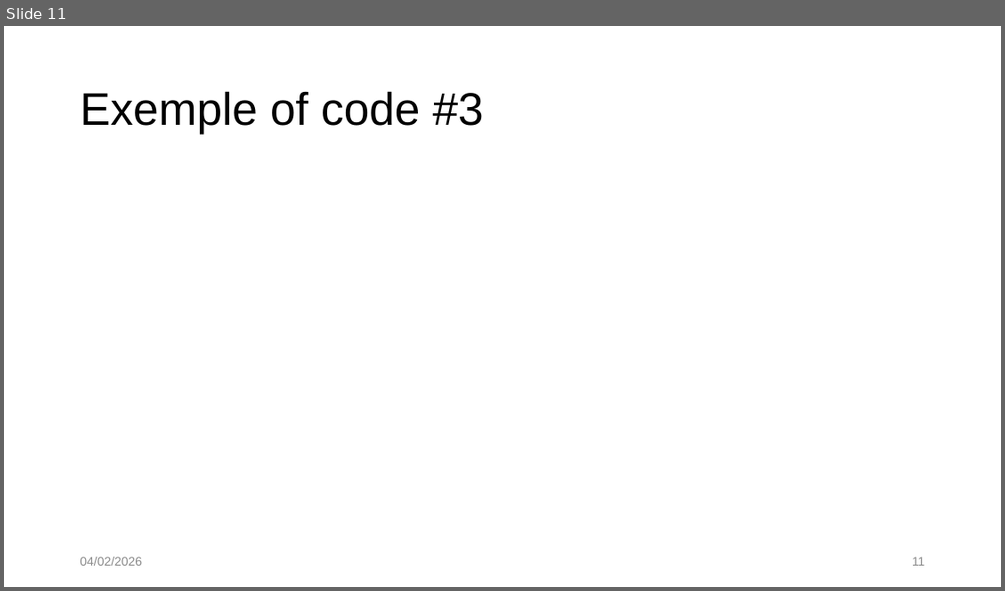
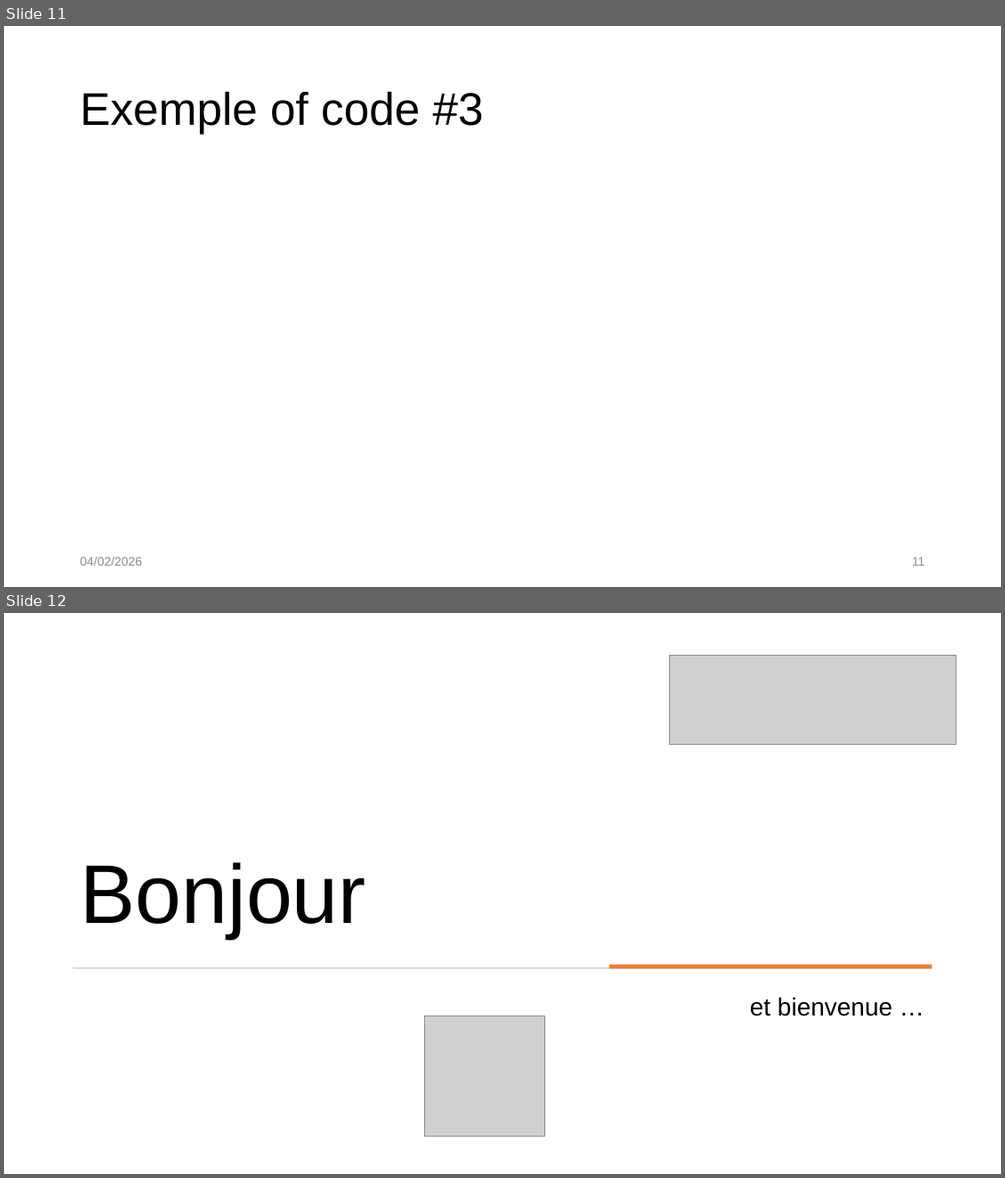
Before and after one commit to PrillBlizzard/Laser_Game_LTE-M, a slide deck: CR/Presentation_PFE.pptx. Shown one above the other, each under a label of ours: slide 11 before the commit, slides 11 and 12 after it. The pictures are 1005x591 and 1005x1178 pixels, drawn with LibreOffice and Linux fonts; fonts in the diff are those of the drawing; grey boxes stand for pictures. Boxes give left, top, right and bottom in pixels: in the first picture for what was removed or moved away, otherwise in the second. Text is boxed around its words. In the diff, an @@ line names an element or a change of style, - is before the commit and + after.

```diff
--- a/CR/Presentation_PFE.pptx
+++ b/CR/Presentation_PFE.pptx
@@ slide 12 added at [4,613,1001,1174], background #FFFFFF @@
@@ picture added at [670,655,956,744] @@
@@ title added at [80,862,366,938], 80 pt, text #000000 @@
+Bonjour
@@ rectangle added at [73,967,932,969], fill #D5D5D5 @@
@@ rectangle added at [609,965,932,969], fill #ED7D31 @@
@@ text added at [750,997,892,1016], 24 pt, text #000000 @@
+et bienvenue …
@@ picture added at [424,1016,544,1135] @@
```
Also in this commit, not shown: 5 other slides added, 5 other files.
